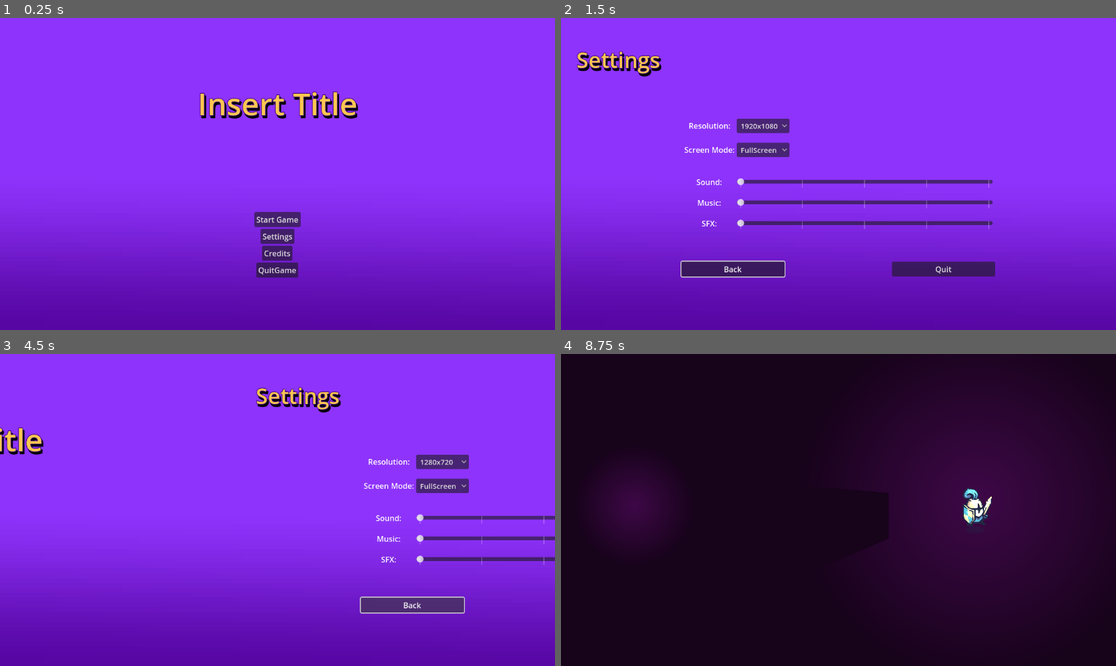
Above: before the commit, frames 1-4 (two rows, left to right).
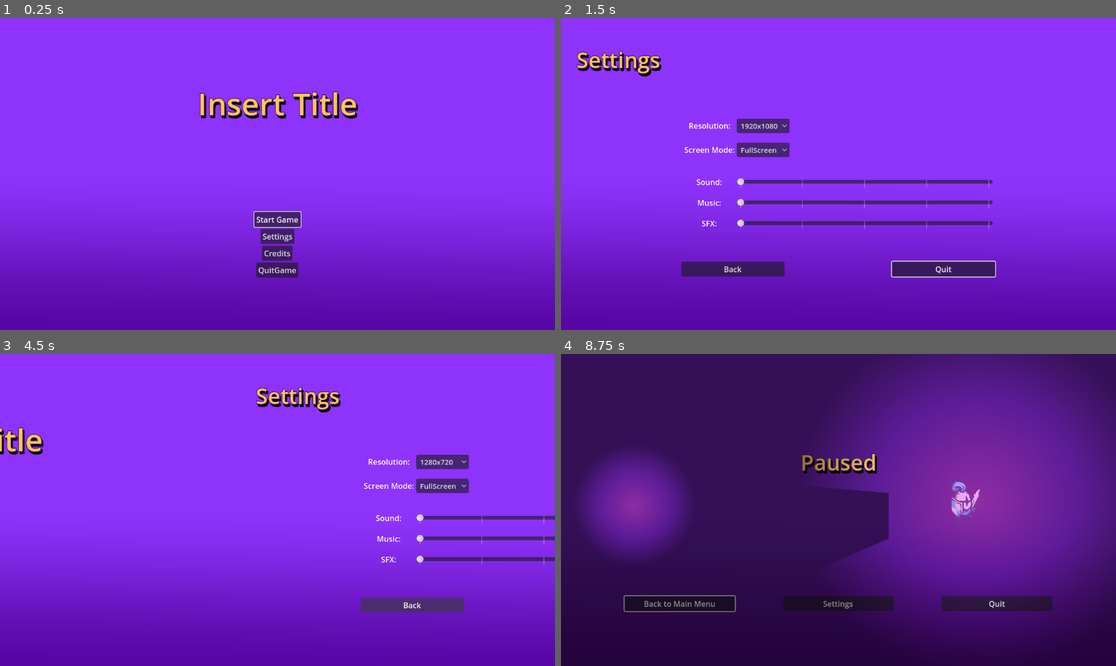
Above: after the commit, the same moments.

Repository: RaylockOblivion/PirateSoftwareJam
Game: Godot game, scene res://UI/MainMenu.tscn
Same seed, same stepped clock (60 frames per second), same inputs: the game is played once before the commit and once after it. This scene is started directly instead of the project's main scene.
Inputs:
- Up to frame 1 (0.25 s): no input
- Up to frame 2 (1.5 s): click "Settings" at 0.5 s; hold Right (ui_right) from 1.28 s (still down)
- Up to frame 3 (4.5 s): release Right (ui_right) at 2 s; click "1920x1080" at 2 s; click "FullScreen" at 2.75 s; click "1280x720" at 3.5 s; click "Back" at 4.25 s
- Up to frame 4 (8.75 s): click "Start Game" at 5 s; hold Right (ui_right) 5.78-6.53 s; tap Enter (ui_accept) at 6.02, 7.52, 8.27 s; hold Left (ui_left) 6.53-7.28 s; hold Right (ui_right) from 7.28 s (still down); tap Escape (ui_cancel) at 8.65 s

The runs differ from the first frame. In frame 1, less than 0.1% of the frame differs, in the area x 45-55%, y 61-68%; in frame 2, 0.4%; in frame 3, 0.2%; in frame 4, 97%, in the area x 0-100%, y 0-100%.

Commit message:
Menu Transitions along with pause menu

Diff:
--- a/Scripts/credits_menu.gd
+++ b/Scripts/credits_menu.gd
@@ -2,10 +2,14 @@
 
 signal back_pressed
 signal quit_pressed
+@export var start_focus:Control
 
 func _on_back_btn_pressed():
 	back_pressed.emit()
 
-
 func _on_quit_btn_pressed():
 	quit_pressed.emit()
+
+func _on_visibility_changed():
+	if visible:
+		start_focus.grab_focus()
--- a/Scripts/main_menu_script.gd
+++ b/Scripts/main_menu_script.gd
@@ -1,6 +1,6 @@
 extends Control
 
-@export var level:PackedScene
+@export var game_scene:PackedScene
 @onready var tree:SceneTree = get_tree()
 
 @export var transition_time:float = 0.5
@@ -10,21 +10,28 @@
 
 var current_menu
 var menu_stack :=[]
+var game_inst:Node
 
 @onready var menu_main = $TitleContainer
 @onready var menu_settings = $SettingsContainer
 @onready var menu_credits = $CreditsContainer
-
+@onready var menu_pause = $PauseContainer
+@onready var bg_gradiant = $BgGradiant
 
 func _ready():
 	menu_origin_size=get_viewport_rect().size
 	current_menu=menu_main
+	menu_main.show()
 
 func move_to_next_menu(next_menu_id:String):
+	#hide the menu once the transition finishes
 	var next_menu=get_menu_from_id(next_menu_id)
 	var tween = tree.create_tween()
+	tween.set_pause_mode(Tween.TWEEN_PAUSE_PROCESS)
+	next_menu.show()
 	tween.tween_property(current_menu,"position",Vector2(-menu_origin_size.x,0),transition_time)
 	tween.parallel().tween_property(next_menu,"position",menu_origin_pos,transition_time)
+	tween.tween_callback(current_menu.hide)
 	menu_stack.append(current_menu)
 	current_menu=next_menu
 
@@ -32,8 +39,11 @@
 	var prev_menu = menu_stack.pop_back()
 	if prev_menu!=null:
 		var tween = tree.create_tween()
+		tween.set_pause_mode(Tween.TWEEN_PAUSE_PROCESS)
+		prev_menu.show()
 		tween.tween_property(prev_menu,"position",menu_origin_pos,transition_time)
 		tween.parallel().tween_property(current_menu,"position",Vector2(menu_origin_size.x,0),transition_time)
+		tween.tween_callback(current_menu.hide)
 		current_menu = prev_menu
 
 func get_menu_from_id(id:String)->Control:
@@ -44,13 +54,22 @@
 			return menu_settings
 		"credits":
 			return menu_credits
+		"pause":
+			return menu_pause
 		_:
 			return menu_main
 
 func _on_start_btn_pressed():
-	tree.change_scene_to_packed(level)
+	game_inst = game_scene.instantiate()
+	tree.root.add_child(game_inst)
+	bg_gradiant.set_modulate(Color(1,1,1,.5))
+	bg_gradiant.hide()
+	menu_main.hide()
+	menu_pause.in_game=true
+	current_menu=menu_pause
 
 func _on_settings_pressed():
+	print("signal reaching")
 	move_to_next_menu("settings")
 
 func _on_credits_pressed():
@@ -61,3 +80,18 @@
 
 func _on_back_pressed():
 	move_to_prev_menu()
+
+func _on_game_paused(paused):
+	bg_gradiant.visible=paused
+
+func _on_pause_menu_pressed():
+	#Remove the game
+	game_inst.queue_free()
+	#Change Alpha of bg back to 1
+	bg_gradiant.set_modulate(Color(1,1,1,1))
+	menu_pause.in_game=false
+	menu_pause.is_paused=false
+	#Change current Scene back to title
+	current_menu=menu_main
+	menu_main.show()
+	bg_gradiant.show()
--- /dev/null
+++ b/Scripts/pause_menu.gd
@@ -0,0 +1,39 @@
+extends MarginContainer
+
+@export var start_focus:Control
+@onready var tree:SceneTree = get_tree()
+@onready var in_game = false
+signal game_paused(is_paused)
+signal menu_pressed
+signal settings_pressed
+signal quit_pressed
+
+var is_paused = false:
+	set(value):
+		is_paused = value
+		tree.paused=is_paused
+		game_paused.emit(is_paused)
+		visible = is_paused
+
+func _unhandled_input(event):
+	if !in_game:
+		return
+	if event.is_action_pressed("ui_cancel"):
+		self.is_paused=!is_paused
+
+# Called when the node enters the scene tree for the first time.
+func _ready():
+	pass # Replace with function body.
+
+func _on_visibility_changed():
+	if visible:
+		start_focus.grab_focus()
+
+func _on_main_menu_btn_pressed():
+	menu_pressed.emit()
+
+func _on_settings_btn_pressed():
+	settings_pressed.emit()
+
+func _on_quit_btn_pressed():
+	quit_pressed.emit()
--- a/Scripts/settings_menu.gd
+++ b/Scripts/settings_menu.gd
@@ -2,6 +2,7 @@
 
 signal quit_pressed
 signal back_pressed
+@export var start_focus:Control
 
 func _ready():
 	#Get Current Setting values from autoloads
@@ -12,3 +13,7 @@
 
 func _on_quit_btn_pressed():
 	quit_pressed.emit()
+
+func _on_visibility_changed():
+	if visible:
+		start_focus.grab_focus()
--- a/Scripts/title_menu.gd
+++ b/Scripts/title_menu.gd
@@ -4,6 +4,10 @@
 signal settings_pressed
 signal credits_pressed
 signal quit_pressed
+@export var start_focus:Control
+
+func _ready():
+	start_focus.grab_focus()
 
 func _on_start_btn_pressed():
 	start_pressed.emit()
@@ -16,3 +20,7 @@
 
 func _on_quit_btn_pressed():
 	quit_pressed.emit()
+
+func _on_visibility_changed():
+	if visible:
+		start_focus.grab_focus()
--- a/UI/CreditsScreen.tscn
+++ b/UI/CreditsScreen.tscn
@@ -2,7 +2,7 @@
 
 [ext_resource type="Script" path="res://Scripts/credits_menu.gd" id="1_8t0jt"]
 
-[node name="CreditsContainer" type="MarginContainer"]
+[node name="CreditsContainer" type="MarginContainer" node_paths=PackedStringArray("start_focus")]
 anchors_preset = 15
 anchor_right = 1.0
 anchor_bottom = 1.0
@@ -13,6 +13,7 @@
 theme_override_constants/margin_right = 32
 theme_override_constants/margin_bottom = 32
 script = ExtResource("1_8t0jt")
+start_focus = NodePath("CreditsMargin/MarginContainer/BtnContainer/BackBtn")
 
 [node name="CreditsMargin" type="VBoxContainer" parent="."]
 layout_mode = 2
@@ -135,12 +136,25 @@
 [node name="BackBtn" type="Button" parent="CreditsMargin/MarginContainer/BtnContainer"]
 layout_mode = 2
 size_flags_horizontal = 3
+focus_neighbor_left = NodePath("../QuitBtn")
+focus_neighbor_top = NodePath("../QuitBtn")
+focus_neighbor_right = NodePath("../QuitBtn")
+focus_neighbor_bottom = NodePath("../QuitBtn")
+focus_next = NodePath("../QuitBtn")
+focus_previous = NodePath("../QuitBtn")
 text = "Back"
 
 [node name="QuitBtn" type="Button" parent="CreditsMargin/MarginContainer/BtnContainer"]
 layout_mode = 2
 size_flags_horizontal = 3
+focus_neighbor_left = NodePath("../BackBtn")
+focus_neighbor_top = NodePath("../BackBtn")
+focus_neighbor_right = NodePath("../BackBtn")
+focus_neighbor_bottom = NodePath("../BackBtn")
+focus_next = NodePath("../BackBtn")
+focus_previous = NodePath("../BackBtn")
 text = "Quit"
 
+[connection signal="visibility_changed" from="." to="." method="_on_visibility_changed"]
 [connection signal="pressed" from="CreditsMargin/MarginContainer/BtnContainer/BackBtn" to="." method="_on_back_btn_pressed"]
 [connection signal="pressed" from="CreditsMargin/MarginContainer/BtnContainer/QuitBtn" to="." method="_on_quit_btn_pressed"]
--- a/UI/MainMenu.tscn
+++ b/UI/MainMenu.tscn
@@ -6,16 +6,20 @@
 [ext_resource type="PackedScene" uid="uid://b8q8e7gytwha8" path="res://UI/TitleScreen.tscn" id="4_qghl6"]
 [ext_resource type="PackedScene" uid="uid://bjledbeerblnq" path="res://UI/SettingsScreen.tscn" id="5_flhes"]
 [ext_resource type="PackedScene" uid="uid://cfkwn7gwo5l8i" path="res://UI/CreditsScreen.tscn" id="6_mvxtl"]
+[ext_resource type="PackedScene" uid="uid://bmj3vrts4tx42" path="res://UI/PauseScreen.tscn" id="7_kg3cv"]
 
 [node name="MainMenu" type="Control"]
+process_mode = 3
+z_index = 1
 layout_mode = 3
 anchors_preset = 15
 anchor_right = 1.0
 anchor_bottom = 1.0
 grow_horizontal = 2
 grow_vertical = 2
+focus_mode = 2
 script = ExtResource("1_yj0jo")
-level = ExtResource("2_a6htu")
+game_scene = ExtResource("2_a6htu")
 
 [node name="BgGradiant" type="TextureRect" parent="."]
 layout_mode = 1
@@ -27,17 +31,24 @@
 texture = ExtResource("3_73jhc")
 
 [node name="TitleContainer" parent="." instance=ExtResource("4_qghl6")]
+visible = false
 layout_mode = 1
 
 [node name="SettingsContainer" parent="." instance=ExtResource("5_flhes")]
+visible = false
 layout_mode = 1
 offset_left = 1152.0
 offset_right = 1152.0
 
 [node name="CreditsContainer" parent="." instance=ExtResource("6_mvxtl")]
+visible = false
 layout_mode = 1
 offset_left = 1152.0
 offset_right = 1152.0
+
+[node name="PauseContainer" parent="." instance=ExtResource("7_kg3cv")]
+visible = false
+layout_mode = 1
 
 [connection signal="credits_pressed" from="TitleContainer" to="." method="_on_credits_pressed"]
 [connection signal="quit_pressed" from="TitleContainer" to="." method="_on_quit_btn_pressed"]
@@ -47,3 +58,7 @@
 [connection signal="quit_pressed" from="SettingsContainer" to="." method="_on_quit_btn_pressed"]
 [connection signal="back_pressed" from="CreditsContainer" to="." method="_on_back_pressed"]
 [connection signal="quit_pressed" from="CreditsContainer" to="." method="_on_quit_btn_pressed"]
+[connection signal="game_paused" from="PauseContainer" to="." method="_on_game_paused"]
+[connection signal="menu_pressed" from="PauseContainer" to="." method="_on_pause_menu_pressed"]
+[connection signal="quit_pressed" from="PauseContainer" to="." method="_on_quit_btn_pressed"]
+[connection signal="settings_pressed" from="PauseContainer" to="." method="_on_settings_pressed"]
--- /dev/null
+++ b/UI/PauseScreen.tscn
@@ -0,0 +1,86 @@
+[gd_scene load_steps=2 format=3 uid="uid://bmj3vrts4tx42"]
+
+[ext_resource type="Script" path="res://Scripts/pause_menu.gd" id="1_erjkj"]
+
+[node name="PauseContainer" type="MarginContainer" node_paths=PackedStringArray("start_focus")]
+process_mode = 3
+anchors_preset = 15
+anchor_right = 1.0
+anchor_bottom = 1.0
+grow_horizontal = 2
+grow_vertical = 2
+theme_override_constants/margin_left = 32
+theme_override_constants/margin_top = 32
+theme_override_constants/margin_right = 32
+theme_override_constants/margin_bottom = 32
+script = ExtResource("1_erjkj")
+start_focus = NodePath("VBoxContainer/MarginContainer/BtnContainer/MainMenuBtn")
+
+[node name="VBoxContainer" type="VBoxContainer" parent="."]
+layout_mode = 2
+
+[node name="CreditsLabel" type="Label" parent="VBoxContainer"]
+layout_mode = 2
+size_flags_vertical = 3
+size_flags_stretch_ratio = 2.0
+theme_override_colors/font_color = Color(0.992157, 0.780392, 0.313726, 1)
+theme_override_colors/font_shadow_color = Color(0, 0, 0, 1)
+theme_override_colors/font_outline_color = Color(0.239216, 0.0156863, 0.521569, 1)
+theme_override_constants/shadow_offset_x = 3
+theme_override_constants/shadow_offset_y = 5
+theme_override_constants/outline_size = 5
+theme_override_constants/shadow_outline_size = 5
+theme_override_font_sizes/font_size = 45
+text = "Paused
+"
+horizontal_alignment = 1
+vertical_alignment = 1
+
+[node name="MarginContainer" type="MarginContainer" parent="VBoxContainer"]
+layout_mode = 2
+size_flags_vertical = 3
+theme_override_constants/margin_left = 100
+theme_override_constants/margin_right = 100
+
+[node name="BtnContainer" type="HBoxContainer" parent="VBoxContainer/MarginContainer"]
+layout_mode = 2
+size_flags_vertical = 4
+theme_override_constants/separation = 100
+
+[node name="MainMenuBtn" type="Button" parent="VBoxContainer/MarginContainer/BtnContainer"]
+layout_mode = 2
+size_flags_horizontal = 3
+focus_neighbor_left = NodePath("../QuitBtn")
+focus_neighbor_top = NodePath("../QuitBtn")
+focus_neighbor_right = NodePath("../SettingsBtn")
+focus_neighbor_bottom = NodePath("../SettingsBtn")
+focus_next = NodePath("../SettingsBtn")
+focus_previous = NodePath("../QuitBtn")
+text = "Back to Main Menu"
+
+[node name="SettingsBtn" type="Button" parent="VBoxContainer/MarginContainer/BtnContainer"]
+layout_mode = 2
+size_flags_horizontal = 3
+focus_neighbor_left = NodePath("../MainMenuBtn")
+focus_neighbor_top = NodePath("../MainMenuBtn")
+focus_neighbor_right = NodePath("../QuitBtn")
+focus_neighbor_bottom = NodePath("../QuitBtn")
+focus_next = NodePath("../QuitBtn")
+focus_previous = NodePath("../MainMenuBtn")
+text = "Settings"
+
+[node name="QuitBtn" type="Button" parent="VBoxContainer/MarginContainer/BtnContainer"]
+layout_mode = 2
+size_flags_horizontal = 3
+focus_neighbor_left = NodePath("../SettingsBtn")
+focus_neighbor_top = NodePath("../SettingsBtn")
+focus_neighbor_right = NodePath("../MainMenuBtn")
+focus_neighbor_bottom = NodePath("../MainMenuBtn")
+focus_next = NodePath("../MainMenuBtn")
+focus_previous = NodePath("../SettingsBtn")
+text = "Quit"
+
+[connection signal="visibility_changed" from="." to="." method="_on_visibility_changed"]
+[connection signal="pressed" from="VBoxContainer/MarginContainer/BtnContainer/MainMenuBtn" to="." method="_on_main_menu_btn_pressed"]
+[connection signal="pressed" from="VBoxContainer/MarginContainer/BtnContainer/SettingsBtn" to="." method="_on_settings_btn_pressed"]
+[connection signal="pressed" from="VBoxContainer/MarginContainer/BtnContainer/QuitBtn" to="." method="_on_quit_btn_pressed"]
--- a/UI/SettingsScreen.tscn
+++ b/UI/SettingsScreen.tscn
@@ -2,7 +2,8 @@
 
 [ext_resource type="Script" path="res://Scripts/settings_menu.gd" id="1_typqk"]
 
-[node name="SettingsContainer" type="MarginContainer"]
+[node name="SettingsContainer" type="MarginContainer" node_paths=PackedStringArray("start_focus")]
+process_mode = 3
 anchors_preset = 15
 anchor_right = 1.0
 anchor_bottom = 1.0
@@ -13,6 +14,7 @@
 theme_override_constants/margin_right = 32
 theme_override_constants/margin_bottom = 32
 script = ExtResource("1_typqk")
+start_focus = NodePath("VBoxContainer/ButtonsContainer/BackBtn")
 
 [node name="VBoxContainer" type="VBoxContainer" parent="."]
 layout_mode = 2
@@ -54,6 +56,12 @@
 [node name="Res_DD" type="OptionButton" parent="VBoxContainer/OptionsMargin/OptionsContainer"]
 layout_mode = 2
 size_flags_horizontal = 0
+focus_neighbor_left = NodePath("../../../ButtonsContainer/QuitBtn")
+focus_neighbor_top = NodePath("../../../ButtonsContainer/QuitBtn")
+focus_neighbor_right = NodePath("../SMode_DD")
+focus_neighbor_bottom = NodePath("../SMode_DD")
+focus_next = NodePath("../SMode_DD")
+focus_previous = NodePath("../../../ButtonsContainer/QuitBtn")
 theme_override_font_sizes/font_size = 15
 item_count = 4
 selected = 3
@@ -75,6 +83,12 @@
 [node name="SMode_DD" type="OptionButton" parent="VBoxContainer/OptionsMargin/OptionsContainer"]
 layout_mode = 2
 size_flags_horizontal = 0
+focus_neighbor_left = NodePath("../Res_DD")
+focus_neighbor_top = NodePath("../Res_DD")
+focus_neighbor_right = NodePath("../Sound_Slider")
+focus_neighbor_bottom = NodePath("../Sound_Slider")
+focus_next = NodePath("../Sound_Slider")
+focus_previous = NodePath("../Res_DD")
 theme_override_font_sizes/font_size = 15
 item_count = 2
 selected = 0
@@ -101,6 +115,10 @@
 layout_mode = 2
 size_flags_horizontal = 3
 size_flags_vertical = 1
+focus_neighbor_top = NodePath("../SMode_DD")
+focus_neighbor_bottom = NodePath("../Music_Slider")
+focus_next = NodePath("../Music_Slider")
+focus_previous = NodePath("../SMode_DD")
 scrollable = false
 tick_count = 5
 ticks_on_borders = true
@@ -114,6 +132,10 @@
 [node name="Music_Slider" type="HSlider" parent="VBoxContainer/OptionsMargin/OptionsContainer"]
 layout_mode = 2
 size_flags_vertical = 1
+focus_neighbor_top = NodePath("../Sound_Slider")
+focus_neighbor_bottom = NodePath("../SFX_Slider")
+focus_next = NodePath("../SFX_Slider")
+focus_previous = NodePath("../Sound_Slider")
 scrollable = false
 tick_count = 5
 ticks_on_borders = true
@@ -127,6 +149,10 @@
 [node name="SFX_Slider" type="HSlider" parent="VBoxContainer/OptionsMargin/OptionsContainer"]
 layout_mode = 2
 size_flags_vertical = 1
+focus_neighbor_top = NodePath("../Music_Slider")
+focus_neighbor_bottom = NodePath("../../../ButtonsContainer/BackBtn")
+focus_next = NodePath("../../../ButtonsContainer/BackBtn")
+focus_previous = NodePath("../Music_Slider")
 scrollable = false
 tick_count = 5
 ticks_on_borders = true
@@ -143,6 +169,12 @@
 [node name="BackBtn" type="Button" parent="VBoxContainer/ButtonsContainer"]
 layout_mode = 2
 size_flags_horizontal = 3
+focus_neighbor_left = NodePath("../QuitBtn")
+focus_neighbor_top = NodePath("../../OptionsMargin/OptionsContainer/SFX_Slider")
+focus_neighbor_right = NodePath("../QuitBtn")
+focus_neighbor_bottom = NodePath("../QuitBtn")
+focus_next = NodePath("../QuitBtn")
+focus_previous = NodePath("../../OptionsMargin/OptionsContainer/SFX_Slider")
 action_mode = 0
 text = "Back"
 
@@ -153,6 +185,12 @@
 [node name="QuitBtn" type="Button" parent="VBoxContainer/ButtonsContainer"]
 layout_mode = 2
 size_flags_horizontal = 3
+focus_neighbor_left = NodePath("../BackBtn")
+focus_neighbor_top = NodePath("../BackBtn")
+focus_neighbor_right = NodePath("../BackBtn")
+focus_neighbor_bottom = NodePath("../../OptionsMargin/OptionsContainer/Res_DD")
+focus_next = NodePath("../../OptionsMargin/OptionsContainer/Res_DD")
+focus_previous = NodePath("../../OptionsMargin/OptionsContainer/SFX_Slider")
 action_mode = 0
 text = "Quit
 "
@@ -161,5 +199,6 @@
 layout_mode = 2
 size_flags_horizontal = 3
 
+[connection signal="visibility_changed" from="." to="." method="_on_visibility_changed"]
 [connection signal="pressed" from="VBoxContainer/ButtonsContainer/BackBtn" to="." method="_on_back_btn_pressed"]
 [connection signal="pressed" from="VBoxContainer/ButtonsContainer/QuitBtn" to="." method="_on_quit_btn_pressed"]
--- a/UI/TitleScreen.tscn
+++ b/UI/TitleScreen.tscn
@@ -2,7 +2,7 @@
 
 [ext_resource type="Script" path="res://Scripts/title_menu.gd" id="1_6v60m"]
 
-[node name="TitleContainer" type="MarginContainer"]
+[node name="TitleContainer" type="MarginContainer" node_paths=PackedStringArray("start_focus")]
 anchors_preset = 15
 anchor_right = 1.0
 anchor_bottom = 1.0
@@ -13,6 +13,7 @@
 theme_override_constants/margin_right = 32
 theme_override_constants/margin_bottom = 32
 script = ExtResource("1_6v60m")
+start_focus = NodePath("MenuContainer/BtnBox/StartGameBtn")
 
 [node name="MenuContainer" type="VBoxContainer" parent="."]
 layout_mode = 2
@@ -80,6 +81,7 @@
 text = "QuitGame
 "
 
+[connection signal="visibility_changed" from="." to="." method="_on_visibility_changed"]
 [connection signal="pressed" from="MenuContainer/BtnBox/StartGameBtn" to="." method="_on_start_btn_pressed"]
 [connection signal="pressed" from="MenuContainer/BtnBox/SettingsBtn" to="." method="_on_settings_btn_pressed"]
 [connection signal="pressed" from="MenuContainer/BtnBox/CreditsBtn" to="." method="_on_credits_btn_pressed"]
Not shown: 1 places in UI/MainMenu.tscn that only renumber resources
